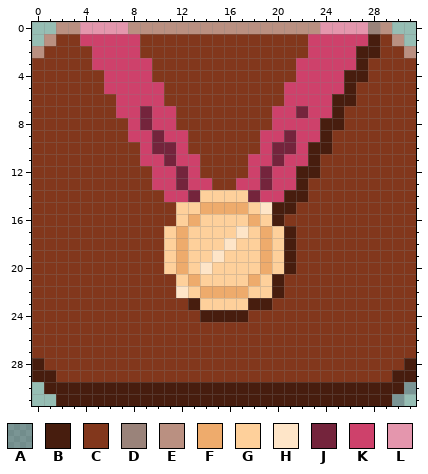
Pixel-art sprite: Graphics/Pictures/BlukBerry Phone/appAchievements.png. The picture above is the old version.
The file is 64x64 pixels, drawn in blocks of 2x2; one block is one cell here. Colours within 5 levels of each other are drawn and written as one.
Palette (. is transparent): A #46485959  B #471d0e  C #82371c  D #9a837a  E #ba9081  F #eeab6c  G #fed09b  H #fee5c8  J #74243c  K #ce416b  L #e496ad
Now the later version:
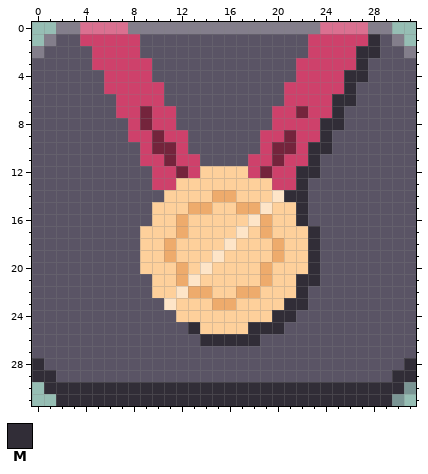
Colours new in this view: M #312d37
Edits made:
{"colour":"C","old":"#82371c","new":"#5a5465"}
{"colour":"E","old":"#ba9081","new":"#837e8b"}
{"colour":"L","old":"#e496ad","new":"#da7090"}
{"y":0,"x":28,"old":"D","new":"E"}
{"y":1,"x":28,"old":"B","new":"M"}
{"y":2,"x":27,"old":"BB","new":"MM"}
{"y":3,"x":27,"old":"B","new":"M"}
{"y":4,"x":26,"old":"BB","new":"MM"}
{"y":5,"x":26,"old":"B","new":"M"}
{"y":6,"x":25,"old":"BB","new":"MM"}
{"y":7,"x":25,"old":"B","new":"M"}
{"y":8,"x":24,"old":"BB","new":"MM"}
{"y":9,"x":24,"old":"B","new":"M"}
{"y":10,"x":23,"old":"BB","new":"MM"}
{"y":11,"x":23,"old":"B","new":"M"}
{"y":12,"x":14,"old":"CCCC","new":"GGGG"}
{"y":12,"x":22,"old":"BB","new":"MM"}
{"y":13,"x":12,"old":"JKKCCKKJ","new":"GGGGGGGG"}
{"y":13,"x":22,"old":"B","new":"M"}
{"y":14,"x":11,"old":"KKJ","new":"GGG"}
{"y":14,"x":15,"old":"GG","new":"FF"}
{"y":14,"x":18,"old":"JKKBB","new":"GGHMM"}
{"y":15,"x":10,"old":"CC","new":"GG"}
{"y":15,"x":13,"old":"G","new":"F"}
{"y":15,"x":15,"old":"FF","new":"GG"}
{"y":15,"x":18,"old":"G","new":"F"}
{"y":15,"x":20,"old":"BBC","new":"GGM"}
{"y":16,"x":10,"old":"CCGF","new":"GGFG"}
{"y":16,"x":18,"old":"FGBCC","new":"HFGGM"}
{"y":17,"x":9,"old":"CC","new":"GG"}
{"y":17,"x":21,"old":"BCC","new":"GGM"}
{"y":18,"x":9,"old":"CCGF","new":"GGFG"}
{"y":18,"x":19,"old":"FGBCC","new":"GFGGM"}
{"y":19,"x":9,"old":"CCGF","new":"GGFG"}
{"y":19,"x":19,"old":"FGBCC","new":"GFGGM"}
{"y":20,"x":9,"old":"CC","new":"GG"}
{"y":20,"x":21,"old":"BCC","new":"GGM"}
{"y":21,"x":10,"old":"CCGF","new":"GGFH"}
{"y":21,"x":18,"old":"FGBCCC","new":"GFGGMM"}
{"y":22,"x":10,"old":"CC","new":"GG"}
{"y":22,"x":13,"old":"G","new":"F"}
{"y":22,"x":15,"old":"FF","new":"GG"}
{"y":22,"x":18,"old":"G","new":"F"}
{"y":22,"x":20,"old":"BCC","new":"GGM"}
{"y":23,"x":11,"old":"CCB","new":"HGG"}
{"y":23,"x":15,"old":"GG","new":"FF"}
{"y":23,"x":18,"old":"BBCCC","new":"GGGMM"}
{"y":24,"x":12,"old":"CCBBBBCCCC","new":"GGGGGGGGMM"}
{"y":25,"x":13,"old":"CCCCCCCC","new":"MGGGGMMM"}
{"y":26,"x":14,"old":"CCCCC","new":"MMMMM"}
{"y":28,"x":0,"old":"B","new":"M"}
{"y":28,"x":31,"old":"B","new":"M"}
{"y":29,"x":0,"old":"BB","new":"MM"}
{"y":29,"x":30,"old":"BB","new":"MM"}
{"y":30,"x":1,"old":"BBBBBBBBBBBBBBBBBBBBBBBBBBBBBB","new":"MMMMMMMMMMMMMMMMMMMMMMMMMMMMMM"}
{"y":31,"x":2,"old":"BBBBBBBBBBBBBBBBBBBBBBBBBBBB","new":"MMMMMMMMMMMMMMMMMMMMMMMMMMMM"}
